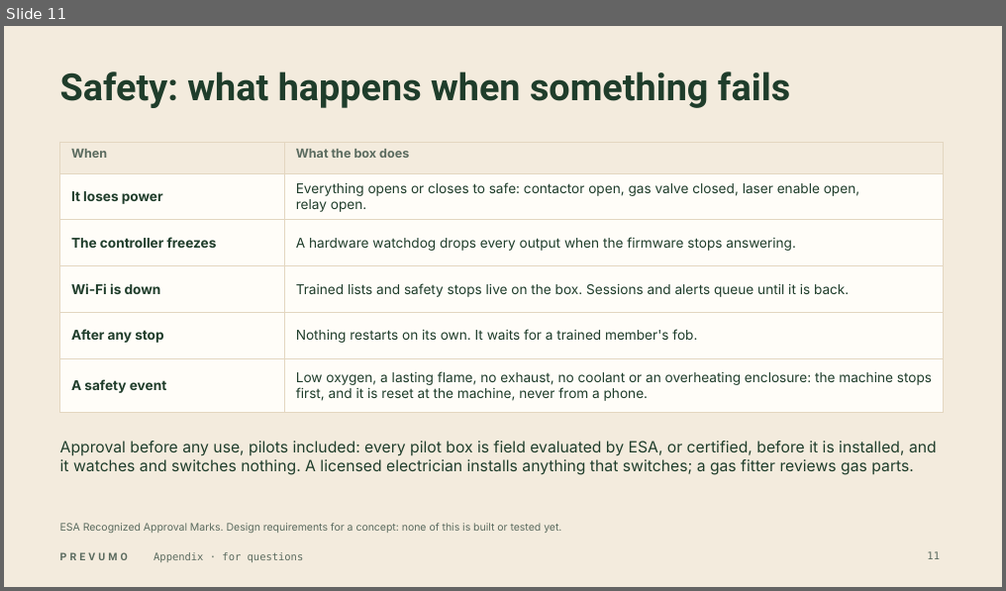
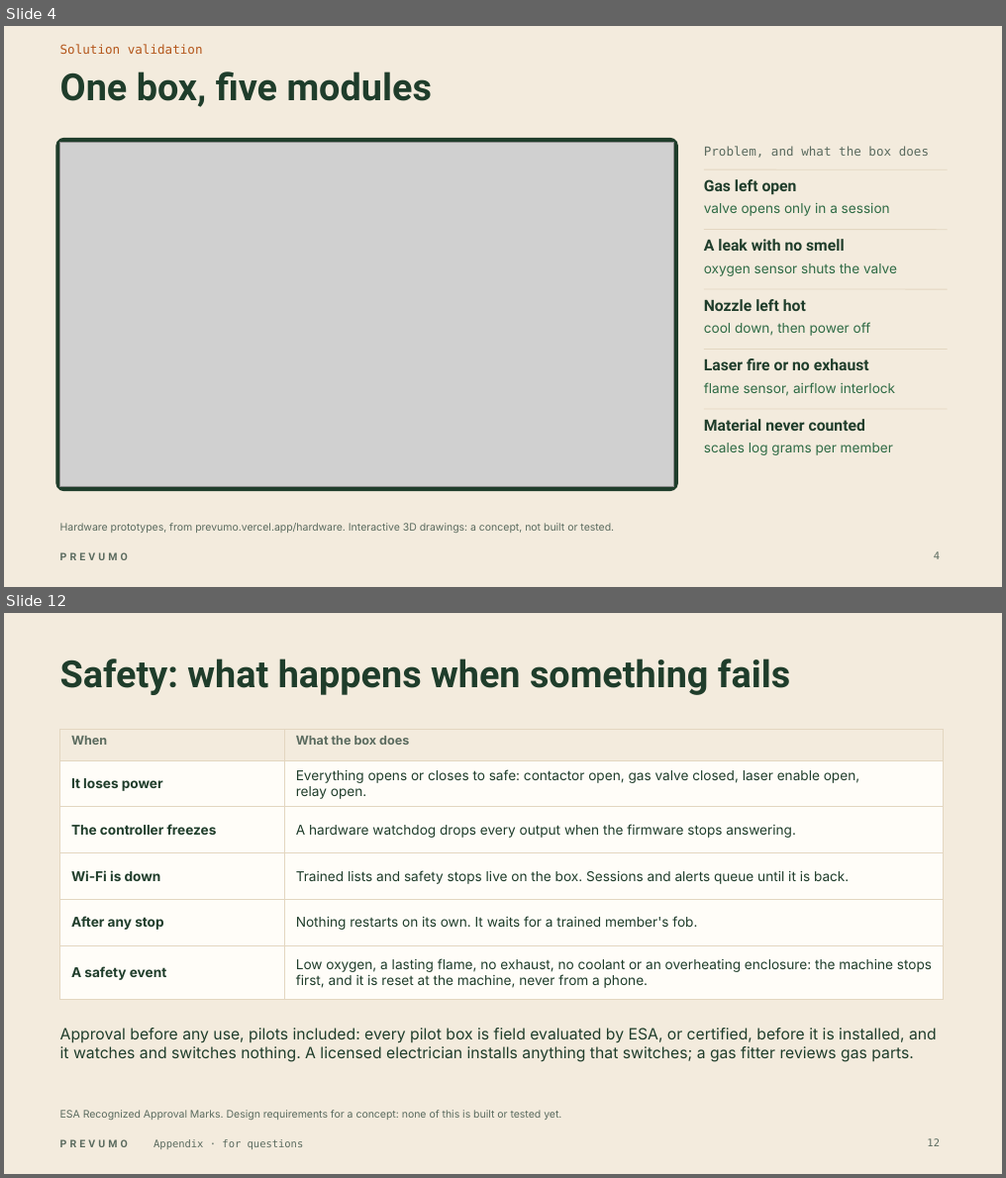
Before and after one commit to WAHB22/wahbs-world, a slide deck: prevumo/deliverables/final/PREVUMO-final.pptx. Shown one above the other, each under a label of ours: slide 11 before the commit, slides 4 and 12 after it; the slides between them are not shown. The pictures are 1006x591 and 1006x1178 pixels, drawn with LibreOffice and Linux fonts; fonts in the diff are those of the drawing; grey boxes stand for pictures. Boxes give left, top, right and bottom in pixels: in the first picture for what was removed or moved away, otherwise in the second. Text is boxed around its words. In the diff, an @@ line names an element or a change of style, - is before the commit and + after.

```diff
--- a/prevumo/deliverables/final/PREVUMO-final.pptx
+++ b/prevumo/deliverables/final/PREVUMO-final.pptx
@@ slide 4 added at bbox=[4, 26, 1002, 587], background #F3EBDD; not listed: 1 template element that a slide beside it also shows @@
@@ text added at bbox=[60, 44, 203, 54], 12 pt, text #B4561A @@
+Solution validation
@@ title added at bbox=[60, 72, 432, 107], 36 pt, text #1F3D2B, bold @@
+One box, five modules
@@ rounded rectangle added at bbox=[56, 138, 678, 491], fill #1F3D2B, outline #1F3D2B 1 pt @@
@@ picture added at bbox=[60, 142, 674, 487] @@
@@ text added at bbox=[704, 146, 929, 158], 12 pt, text #5B6B5F @@
+Problem, and what the box does
@@ line added from (704, 170) to (947, 170), #E3D6C0 0.75 pt @@
@@ text added at bbox=[704, 179, 797, 195], 15 pt, text #1F3D2B, bold @@
+Gas left open
@@ text added at bbox=[704, 203, 890, 216], 13 pt, text #2F6B45 @@
+valve opens only in a session
@@ line added from (704, 230) to (947, 230), #E3D6C0 0.75 pt @@
@@ text added at bbox=[704, 239, 845, 251], 15 pt, text #1F3D2B, bold @@
+A leak with no smell
@@ text added at bbox=[704, 264, 897, 276], 13 pt, text #2F6B45 @@
+oxygen sensor shuts the valve
@@ line added from (704, 289) to (947, 289), #E3D6C0 0.75 pt @@
@@ text added at bbox=[704, 299, 806, 311], 15 pt, text #1F3D2B, bold @@
+Nozzle left hot
@@ text added at bbox=[704, 322, 871, 336], 13 pt, text #2F6B45 @@
+cool down, then power off
@@ line added from (704, 350) to (947, 350), #E3D6C0 0.75 pt @@
@@ text added at bbox=[704, 359, 869, 371], 15 pt, text #1F3D2B, bold @@
+Laser fire or no exhaust
@@ text added at bbox=[704, 382, 896, 396], 13 pt, text #2F6B45 @@
+flame sensor, airflow interlock
@@ line added from (704, 409) to (947, 409), #E3D6C0 0.75 pt @@
@@ text added at bbox=[704, 419, 865, 431], 15 pt, text #1F3D2B, bold @@
+Material never counted
@@ text added at bbox=[704, 443, 893, 456], 13 pt, text #2F6B45 @@
+scales log grams per member
@@ text added at bbox=[60, 523, 614, 533], 10 pt, text #5B6B5F @@
+Hardware prototypes, from prevumo.vercel.app/hardware. Interactive 3D drawings: a concept, not built or tested.
@@ page number added at bbox=[934, 552, 940, 560], 10 pt, text #5B6B5F @@
+4
@@ what was slide 11 is now slide 12 @@
```
Also in this commit, not shown: 9 slides changed, 3 other slides added, 3 slides removed, 11 other files.
